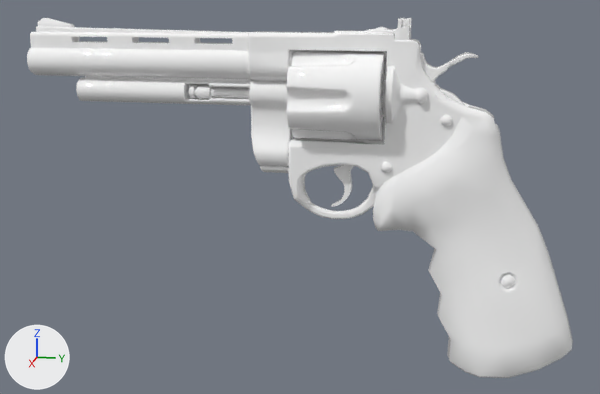
The FBX model Assets/HQ Revolver/Content/Revolver01/Mesh_RevolverSeparated01.fbx: old version first, new version second.
The view is the same before and after, from a camera (50 mm lens) standing at (0.683, 0.14, 0.166) and looking at (0.001, 0.003, -0.005). Every picture has the same lights, and +X, +Y and +Z are marked at lower left. Where no turn or scale is listed for an object, it has been applied to the vertices.

The first picture shows 'Crane', 'Cylinder', 'CylinderRelease', 'EjectorRod', 'Hammer', 'Revolver', 'Trigger'.
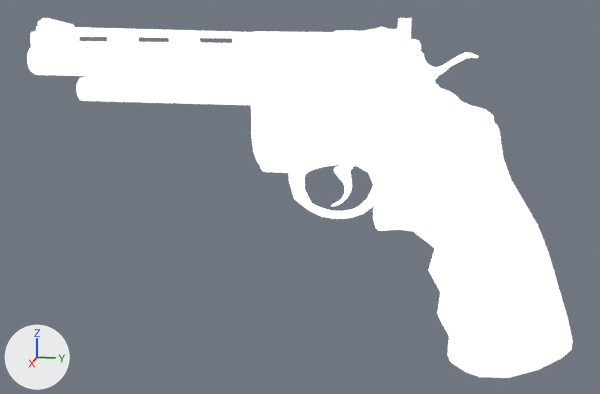
Where the newer file only moved an object's origin or applied its transform, the numbers keep the older frame.

What differs and where, as boxes [x1, y1, x2, y2] in the pictures (600 x 394 px):
```json
{"object": "Revolver", "change": "surface changed", "before": [27, 18, 573, 378], "after": [27, 18, 573, 378]}
{"object": "Cylinder", "change": "surface changed", "before": [286, 50, 387, 141], "after": [286, 50, 387, 141]}
{"object": "Crane", "change": "surface changed, recoloured", "before": [249, 81, 292, 167], "after": [249, 81, 292, 167]}
{"object": "CylinderRelease", "change": "surface changed, recoloured", "before": [385, 66, 428, 123], "after": [385, 66, 428, 123]}
{"object": "EjectorRod", "change": "surface changed, recoloured", "before": [189, 85, 249, 99], "after": [189, 85, 249, 99]}
{"object": "Hammer", "change": "surface changed, recoloured", "before": [420, 52, 479, 105], "after": [420, 52, 479, 105]}
{"object": "Trigger", "change": "surface changed, recoloured", "before": [331, 165, 354, 207], "after": [331, 165, 354, 207]}
```

The change, as JSON lines over the scene's bpy script:
```json
{"op": "add", "block": "mat_1", "code": "mat_1.emission_strength = 1.0"}
{"op": "add", "block": "mat_1_003", "code": ["mat_1_003 = principled_material('1.003')", "mat_1_003.base_color = (0.8, 0.8, 0.8)  # white #e7e7e7", "mat_1_003.roughness = 0.0", "mat_1_003.emission_strength = 1.0"]}
{"op": "add", "block": "mat_1_001", "code": ["mat_1_001 = principled_material('1.001')", "mat_1_001.base_color = (0.8, 0.8, 0.8)  # white #e7e7e7", "mat_1_001.roughness = 0.0", "mat_1_001.emission_strength = 1.0"]}
{"op": "add", "block": "mat_1_006", "code": ["mat_1_006 = principled_material('1.006')", "mat_1_006.base_color = (0.8, 0.8, 0.8)  # white #e7e7e7", "mat_1_006.roughness = 0.0", "mat_1_006.emission_strength = 1.0"]}
{"op": "add", "block": "mat_1_005", "code": ["mat_1_005 = principled_material('1.005')", "mat_1_005.base_color = (0.8, 0.8, 0.8)  # white #e7e7e7", "mat_1_005.roughness = 0.0", "mat_1_005.emission_strength = 1.0"]}
{"op": "add", "block": "mat_1_004", "code": ["mat_1_004 = principled_material('1.004')", "mat_1_004.base_color = (0.8, 0.8, 0.8)  # white #e7e7e7", "mat_1_004.roughness = 0.0", "mat_1_004.emission_strength = 1.0"]}
{"block": "me_mesh_001", "where": "me_mesh_001.from_pydata(...)  # 406 vertices, 790 faces; spans x -0.0115..0.0113, y 0.0947..0.1475, z 0.0686..0.1196"}
{"op": "remove", "block": "me_mesh_001", "code": "me_mesh_001.materials.append(mat_1)  # white #ffffff"}
{"op": "add", "block": "me_mesh_001", "code": "me_mesh_001.materials.append(mat_1_001)  # white #e7e7e7"}
{"block": "me_mesh_003", "where": "me_mesh_003.from_pydata(...)  # 289 vertices, 552 faces; spans x -0.0058..0.0059, y -0.0926..-0.0033, z 0.0775..0.0892"}
{"op": "remove", "block": "me_mesh_003", "code": "me_mesh_003.materials.append(mat_1)  # white #ffffff"}
{"op": "add", "block": "me_mesh_003", "code": "me_mesh_003.materials.append(mat_1_003)  # white #e7e7e7"}
{"block": "me_mesh_004", "where": "me_mesh_004.from_pydata(...)  # 52 vertices, 98 faces; spans x -0.003..0.0043, y 0.0303..0.0515, z -0.0113..0.0312"}
{"op": "remove", "block": "me_mesh_004", "code": "me_mesh_004.materials.append(mat_1)  # white #ffffff"}
{"op": "add", "block": "me_mesh_004", "code": "me_mesh_004.materials.append(mat_1_004)  # white #e7e7e7"}
{"block": "me_mesh_006", "where": "me_mesh_006.from_pydata(...)  # 175 vertices, 314 faces; spans x 0.0146..0.0276, y 0.0768..0.1099, z 0.0632..0.1093"}
{"op": "remove", "block": "me_mesh_006", "code": "me_mesh_006.materials.append(mat_1)  # white #ffffff"}
{"op": "add", "block": "me_mesh_006", "code": "me_mesh_006.materials.append(mat_1_006)  # white #e7e7e7"}
{"block": "me_mesh_005", "where": "me_mesh_005.from_pydata(...)  # 372 vertices, 740 faces; spans x -0.007..0.0158, y -0.0379..-0.0038, z 0.022..0.0943"}
{"op": "remove", "block": "me_mesh_005", "code": "me_mesh_005.materials.append(mat_1)  # white #ffffff"}
{"op": "add", "block": "me_mesh_005", "code": "me_mesh_005.materials.append(mat_1_005)  # white #e7e7e7"}
```
